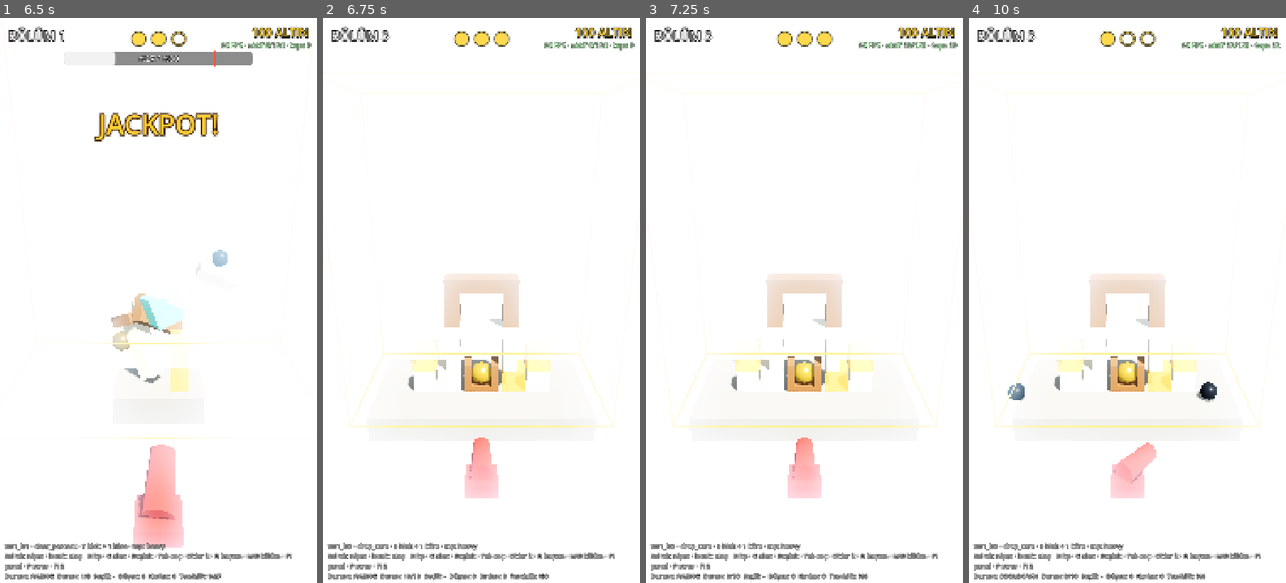
Above: before the commit, frames 1-4 (left to right).
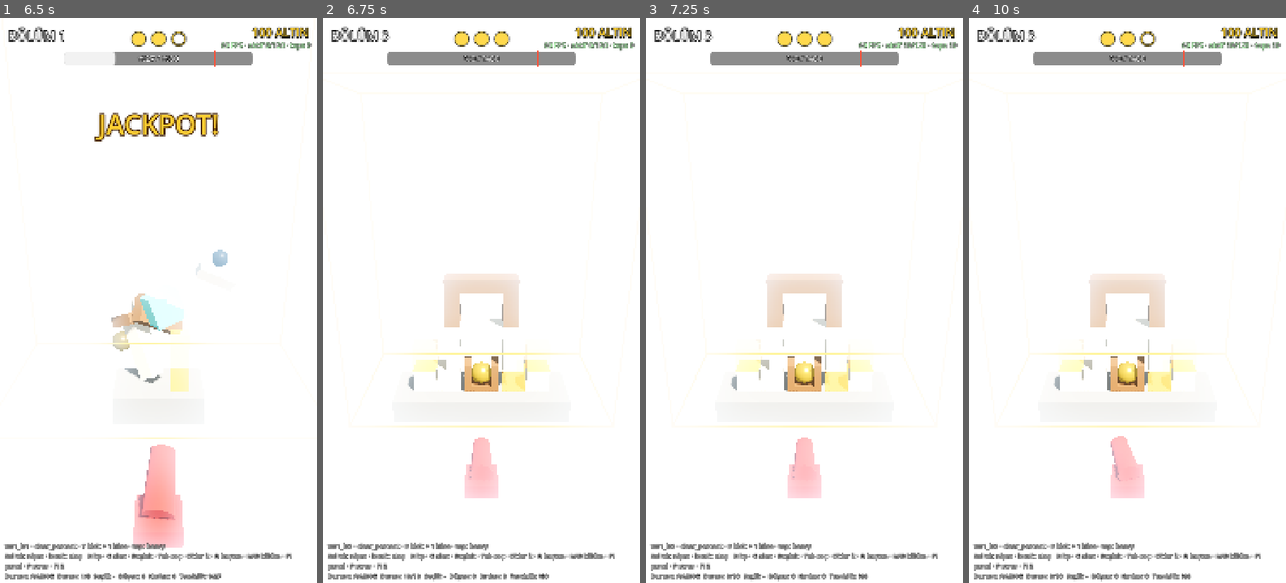
Above: after the commit, the same moments.

Repository: SenaAkyuz/gulleOyunu
Game: Godot game, scene res://src/main.tscn
Two runs of this game, one before a commit and one after it. Both use one fixed random seed, a clock stepped at 60 frames per second and the inputs below.
Inputs (mouse positions are in pixels of both pictures, inside the frame that each line leads up to):
- Up to frame 1 (6.5 s): tap Enter at 0.5, 2.75, 4.25 s; move the mouse to (228, 272) at 0.52 s; hold Right 0.53-1.25 s; hold Shift 0.53-1.25 s; click (228, 272) at 0.67 s; tap Space at 0.77, 1.25, 3.5, 3.77, 5 s; drag from (95, 328) to (142, 413) at 1.27 s; move the mouse to (190, 176) at 2.02 s; hold Right 2.03-2.75 s; tap Ctrl at 2.1 s; drag from (142, 413) to (63, 215) at 2.77 s; move the mouse to (253, 385) at 3.52 s; hold Left 3.53-4.25 s; tap H at 3.6 s; drag from (63, 215) to (110, 159) at 4.27 s; move the mouse to (174, 300) at 5.02 s; hold Down 5.03-5.75 s; tap R at 5.1 s; click (174, 300) at 5.17 s; drag from (110, 159) to (95, 328) at 5.77 s
- Up to frame 2 (6.75 s): move the mouse to (551, 272) at 6.52 s; hold Up from 6.53 s (still down); tap N at 6.6 s
- Up to frame 3 (7.25 s): keep holding Up; tap Space at 6.77 s
- Up to frame 4 (10 s): release Up at 7.25 s; drag from (1064, 328) to (1111, 413) at 7.27 s; move the mouse to (1159, 176) at 8.02 s; hold Down 8.03-8.75 s; hold Shift 8.03-8.75 s; drag from (1111, 413) to (1032, 215) at 8.77 s; move the mouse to (1222, 385) at 9.52 s; hold Up from 9.53 s (still down); tap Ctrl at 9.6 s; click (1222, 385) at 9.67 s; tap Space at 9.77 s

Frame 1 is identical in both runs. In frame 2, 2.4% of the frame differs, in the area x 11-87%, y 5-95%; in frame 3, 2.4%; in frame 4, 3.5%, in the area x 9-99%, y 2-100%.

Commit message:
K-025: the Golden Core never ends a level (drop_core / drop_all_cores removed)
- Sena: one ball on the core ending the level made tower demolition pointless.
- LevelReferee: clear_percent is the only objective; core drop = jackpot only.
- HUD always shows JACKPOT; ConfigValidator + validate_game_data.py reject drop_core.
- L03: objective clear_percent, platform narrowed to the tower footprint
  (+ spawn_edge_inset + generator.platform_margin); test guards it.
- Docs 01/02/03/08 (K-025, K-018 note); economy sim jackpot level count flagged for Faz 6.
- 129/129 tests pass.

Co-Authored-By: Claude Opus 5.5 <noreply@anthropic.com>

Diff:
--- a/game_data/economy.json
+++ b/game_data/economy.json
@@ -31,7 +31,7 @@
     "special_balls_used_per_level_after_unlock": 0.4,
     "core_jackpot_levels_per_world": 8,
     "avg_core_jackpot_rate": 0.4,
-    "_doc_jackpot": "Dunya basina jackpot kureli (clear_percent) bolum sayisi (10 - 1..2 drop_core) ve ortalama oyuncunun kureyi dusurme orani.",
+    "_doc_jackpot": "Dunya basina jackpot kureli bolum sayisi ve ortalama oyuncunun kureyi dusurme orani. K-025 ile drop_core bolumleri kalkti (her bolum kureli olabilir); sayi Faz 6 /ordino-balance ile gozden gecirilecek (_TODO_SENA).",
     "target_packs_affordable_per_world": [2, 3]
   }
 }
--- a/game_data/levels/w01_akdeniz/w01_l03.json
+++ b/game_data/levels/w01_akdeniz/w01_l03.json
@@ -6,9 +6,9 @@
   "difficulty": 10,
   "role": "build_up",
   "shots": 3,
-  "objective": { "type": "drop_core" },
+  "objective": { "type": "clear_percent" },
   "aim_preview_dots": 17,
-  "platform": { "width": 9, "depth": 5, "style": "limestone_plinth" },
+  "platform": { "width": 7.44, "depth": 2.6, "style": "limestone_plinth" },
   "structures": [
     { "template": "arch_shrine", "x": 0, "z": 0, "ry": 0, "seed": 1031, "params": { "floors": 2, "depth_layers": 1, "side_towers": true, "core": "hanging_center", "symmetry": 0.95 } }
   ],
@@ -20,5 +20,5 @@
   "intro_ball": null,
   "free_balls": {},
   "baked": false,
-  "_doc": "Sablon tabanli ornek: blocks/cores/keystones generator tarafindan doldurulur; Faz 3 sonunda baked=true olarak dondurulur."
+  "_doc": "Sablon tabanli ornek: blocks/cores/keystones LevelExpander ile sablondan doldurulur; Faz 3 sonunda baked=true olarak dondurulur. K-025: hedef clear_percent, kure (kemer icinde yuvada) yalnizca jackpot. Platform = kule ayak izi + spawn_edge_inset + generator.platform_margin."
 }
--- a/game_data/rules.json
+++ b/game_data/rules.json
@@ -47,7 +47,7 @@
     "clear_measure": "volume",
     "broken_counts_as_cleared": true,
     "_doc_broken": "Kirilan blok (hp 0) temizlenmis sayilir (Sena, 2026-11-18): kristali kirmak da onu masadan kaldirmaktir.",
-    "_doc": "K-018: varsayilan hedef clear_percent (bloklari …(186 unchanged characters)… ilebilir. Otomatik final temizligi yok. clear_percent bolumlerinde kure jackpot'tur (economy.rewards.core_jackpot_gold); drop_core bolumlerinde hedeftir.",
+    "_doc": "K-018: varsayilan hedef clear_percent (bloklari …(186 unchanged characters)… ilebilir. Otomatik final temizligi yok. Altin Kure her zaman yalnizca jackpot'tur (economy.rewards.core_jackpot_gold), bolumu asla bitirmez (K-025).",
     "core_shape": "core_sphere",
     "core_material": "core_gold",
     "_doc_core": "Bolum JSON'undaki cores[] ogeleri bu sekil + malzemeyle kurulur. cores[].y = kurenin alt yuzeyi (bloklarla ayni kural)."
--- a/src/core/config_validator.gd
+++ b/src/core/config_validator.gd
@@ -7,8 +7,8 @@
 ## Pure function over plain dictionaries so GUT can feed it broken data. Messages are Turkish.
 
 const VALID_COLLIDERS: PackedStringArray = ["box", "sphere", "cylinder", "convex"]
-const VALID_OBJECTIVES: PackedStringArray = ["clear_percent", "drop_core", "drop_all_cores", "shatter_crystals"]
-const NEEDS_CORES: PackedStringArray = ["drop_core", "drop_all_cores"]
+## K-025: the Golden Core never ends a level -> no drop_core / drop_all_cores objectives.
+const VALID_OBJECTIVES: PackedStringArray = ["clear_percent", "shatter_crystals"]
 const VALID_UNLOCKS: PackedStringArray = ["start", "level_cleared"]
 const MATERIAL_NUMBERS: PackedStringArray = ["density", "hp", "impact_threshold", "friction", "bounce"]
 const BALL_NUMBERS: PackedStringArray = ["mass", "radius", "launch_speed", "max_life_sec"]
@@ -182,8 +182,6 @@
 		for k: String in lv.get("keystones", []):
 			if not ids.has(k):
 				errors.append("%s: keystone '%s' blok listesinde yok" % [where, k])
-		if NEEDS_CORES.has(otype) and (lv.get("cores", []) as Array).is_empty():
-			errors.append("%s: %s hedefi ama cores boş" % [where, otype])
 		var tutorial: Variant = lv.get("tutorial")
 		if tutorial is Dictionary and (tutorial as Dictionary).has("target_block") \
 				and not ids.has(str(tutorial["target_block"])):
--- a/src/gameplay/level/level_referee.gd
+++ b/src/gameplay/level/level_referee.gd
@@ -8,14 +8,13 @@
 ##   rules.shots.refire_cooldown_sec (the tower is NOT waited for); after the last shot SETTLING
 ##   waits until every body rests (asleep or slower than rules.physics.settle_linear_velocity_threshold,
 ##   no ball alive) or rules.physics.settle_timeout_sec.
-## - WIN is checked every tick and happens the moment the objective is met:
-##     clear_percent (default): cleared volume (or count) / total >= target; cleared = centre of mass
-##       outside the platform (edge rule), or broken when rules.objective_defaults.broken_counts_as_cleared.
-##       Core/joints excluded.
-##     drop_core / drop_all_cores: the core(s) fell off.
+## - WIN is checked every tick and happens the moment the objective is met. The only objective is
+##   clear_percent (K-018, K-025): cleared volume (or count) / total >= target; cleared = centre of mass
+##   outside the platform (edge rule), or broken when rules.objective_defaults.broken_counts_as_cleared.
+##   Core/joints excluded. The Golden Core never ends a level (K-025).
 ## - LOSS only in EVALUATE after the last shot settled (no automatic final clear).
 ## - Golden Core: checked every tick, also after the win; dropping it emits EventBus.core_dropped
-##   (jackpot in clear_percent levels, never affects stars).
+##   (jackpot gold only, never affects stars or the result).
 ## - Stars (rules.stars, mode shots_left) from shots left at the win (= shots used).
 ## Talks to the rest of the game only through EventBus.
 
@@ -26,9 +25,7 @@
 	State.SETTLING: "SETTLING", State.EVALUATE: "EVALUATE", State.WON: "WON", State.LOST: "LOST",
 }
 const OBJ_CLEAR_PERCENT := "clear_percent"
-const OBJ_DROP_CORE := "drop_core"
-const OBJ_DROP_ALL_CORES := "drop_all_cores"
-const SUPPORTED_OBJECTIVES: PackedStringArray = [OBJ_CLEAR_PERCENT, OBJ_DROP_CORE, OBJ_DROP_ALL_CORES]
+const SUPPORTED_OBJECTIVES: PackedStringArray = [OBJ_CLEAR_PERCENT]
 const STARS_MODE_SHOTS_LEFT := "shots_left"
 const MEASURE_VOLUME := "volume"
 ## Only re-emit clear progress when it moved more than this (avoids per-tick signal spam).
@@ -79,10 +76,8 @@
 	objective_type = str(objective.get("type", GameConfig.rule("objective_defaults.type")))
 	clear_target = float(objective.get("target", GameConfig.rule("objective_defaults.clear_percent_target")))
 	if not SUPPORTED_OBJECTIVES.has(objective_type):
-		push_error("LevelReferee: '%s' hedefi Faz 1'de yok; clear_percent kullanılıyor" % objective_type)
+		push_error("LevelReferee: '%s' hedefi yok (K-025); clear_percent kullanılıyor" % objective_type)
 		objective_type = OBJ_CLEAR_PERCENT
-	if objective_type != OBJ_CLEAR_PERCENT and _tower.cores.is_empty():
-		push_error("LevelReferee: %s hedefi ama bölümde küre yok" % objective_type)
 
 	EventBus.ball_fired.connect(_on_ball_fired)
 	EventBus.ball_expired.connect(_on_ball_expired)
@@ -221,14 +216,6 @@
 
 
 func _objective_met() -> bool:
-	match objective_type:
-		OBJ_DROP_CORE:
-			return core_dropped
-		OBJ_DROP_ALL_CORES:
-			for c in _tower.cores:
-				if not c.is_fallen:
-					return false
-			return not _tower.cores.is_empty()
 	return clear_ratio >= clear_target
 
 
--- a/src/ui/hud/hud.gd
+++ b/src/ui/hud/hud.gd
@@ -153,10 +153,7 @@
 func _on_core_dropped(_core: Node3D) -> void:
 	if _jackpot.visible:
 		return
-	if _objective == OBJ_CLEAR_PERCENT:
-		_jackpot.text = "JACKPOT!"
-	else:
-		_jackpot.text = "KÜRE DÜŞTÜ!"
+	_jackpot.text = "JACKPOT!"
 	_jackpot.visible = true
 
 
--- a/tests/unit/test_config_validator.gd
+++ b/tests/unit/test_config_validator.gd
@@ -97,10 +97,9 @@
 	_assert_error("start_level_id 'w09_l99'")
 
 
-func test_drop_core_needs_cores_when_baked() -> void:
+func test_core_objectives_are_gone_k025() -> void:
 	data["levels"]["w01_l01"]["objective"] = {"type": "drop_core"}
-	data["levels"]["w01_l01"]["cores"] = []
-	_assert_error("drop_core hedefi ama cores boş")
+	_assert_error("geçersiz objective.type 'drop_core'")
 
 
 func test_missing_behavior_is_only_a_warning() -> void:
--- a/tests/unit/test_templates_arch_stair.gd
+++ b/tests/unit/test_templates_arch_stair.gd
@@ -114,9 +114,12 @@
 	var lv := LevelExpander.expand(GameConfig.level("w01_l03"))
 	assert_eq((lv["_expand_warnings"] as PackedStringArray).size(), 0)
 	assert_gt((lv["blocks"] as Array).size(), 0)
-	assert_eq((lv["cores"] as Array).size(), 1, "drop_core bölümünde küre olmalı")
+	assert_eq((lv["cores"] as Array).size(), 1, "L03 jackpot küresi yuvada")
 	var bad := Kit.problems(lv)
 	assert_eq(bad.size(), 0, "; ".join(bad))
+	assert_eq(str(lv["objective"]["type"]), "clear_percent", "K-025: küre bölümü bitirmez")
+	assert_eq(lv["platform"]["width"], LayoutCheck.platform_for(lv["blocks"])["width"], "dar platform (docs/03 §2)")
+	assert_eq(lv["platform"]["depth"], LayoutCheck.platform_for(lv["blocks"])["depth"], "dar platform (docs/03 §2)")
 	LevelLoader.dev_level_id = "w01_l03"
 	var counts: Dictionary = await _scene_counts({})
 	LevelLoader.dev_level_id = ""
Not shown, changed: ORDINO_TUM_DOKUMAN.txt
Not shown, changed: docs/01_OYUN_TASARIMI_GDD.md
Not shown, changed: docs/02_TEKNIK_MIMARI.md
Not shown, changed: docs/03_KULE_VE_BOLUM_TASARIMI.md
Not shown, changed: docs/08_KARAR_GUNLUGU.md
